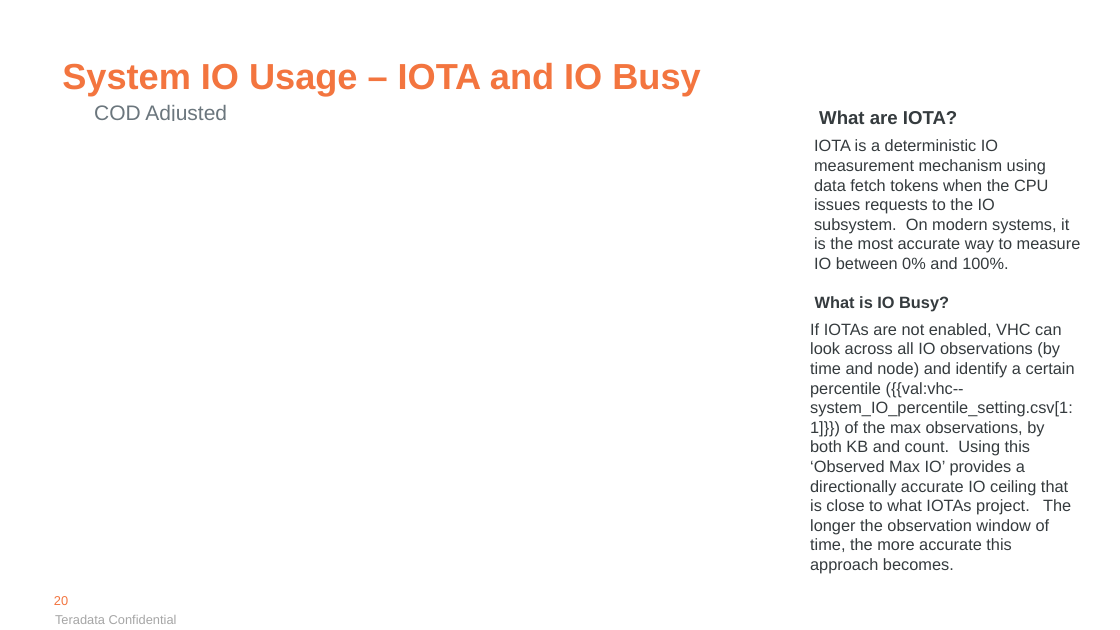
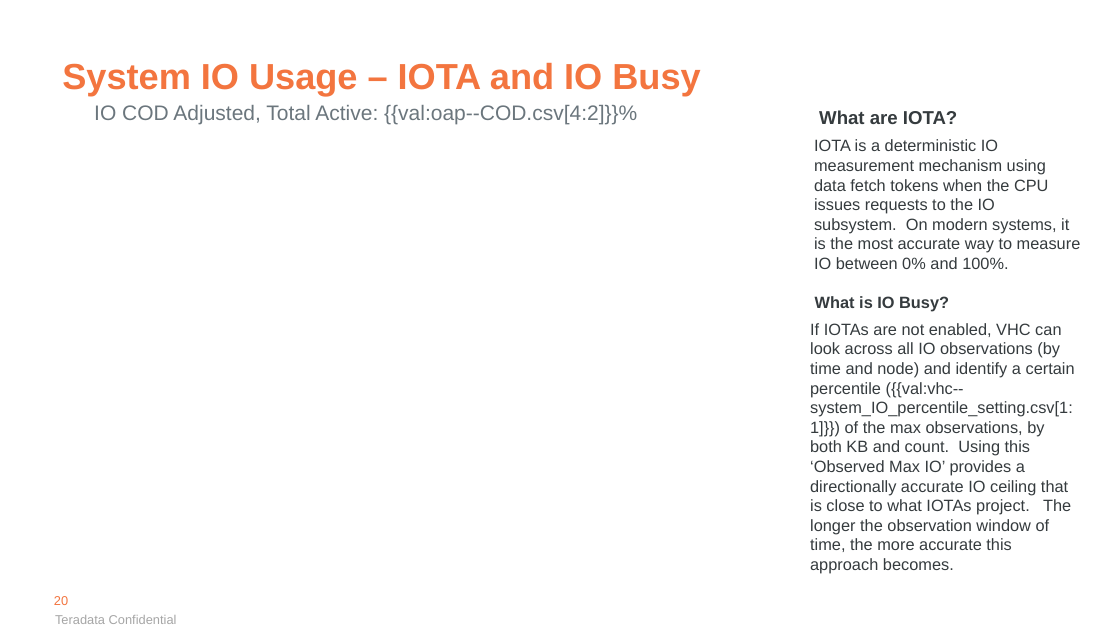
Before and after one commit to tdcoa/systasks, a slide deck: slide 20 of Solutions/ppt/Vantage Health Check v4.1.pptx. Drawn at 1120x630 pixels with LibreOffice and Linux fonts; fonts in the diff are those of the drawing; background and template pictures are left out. Boxes give left, top, right and bottom in pixels: in the first picture for what was removed or moved away, otherwise in the second. Text is boxed around its words. In the diff, an @@ line names an element or a change of style, - is before the commit and + after.

```diff
--- a/Solutions/ppt/Vantage Health Check v4.1.pptx
+++ b/Solutions/ppt/Vantage Health Check v4.1.pptx
@@ text removed at (94,105,227,121) @@
-COD Adjusted
@@ text added at (94,105,637,124), 18 pt, text #6B767D @@
+IO COD Adjusted, Total Active: {{val:oap--COD.csv[4:2]}}%
```
Also in this commit, not shown: 8 other slides changed, 4 other files.
